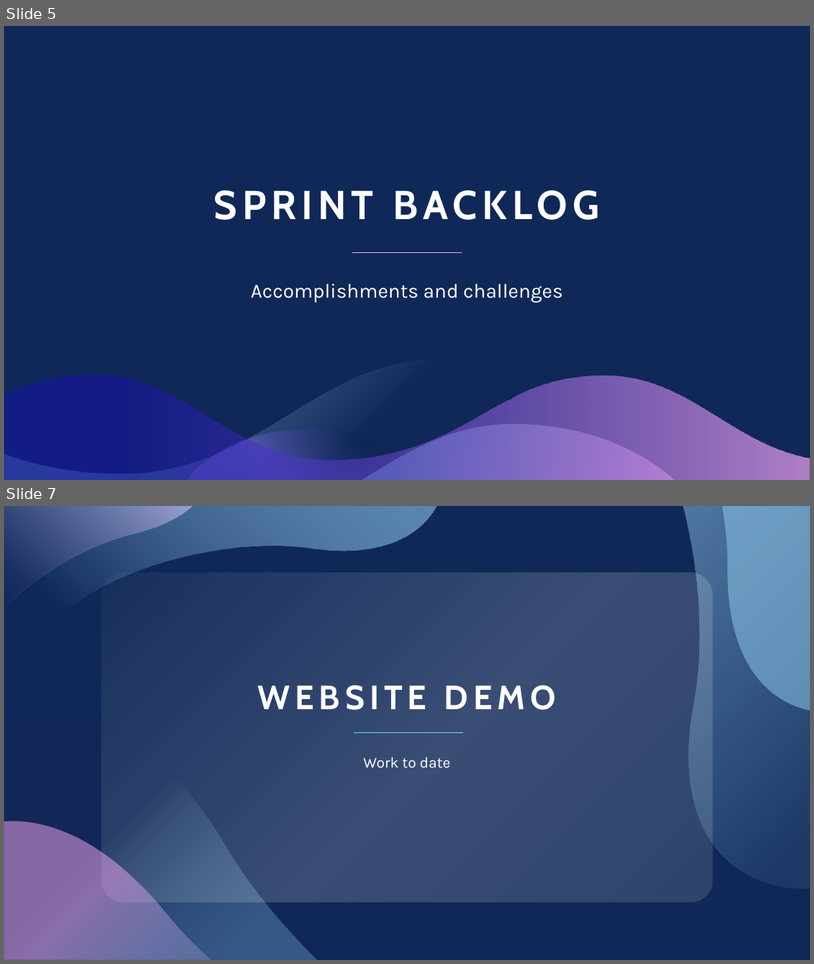
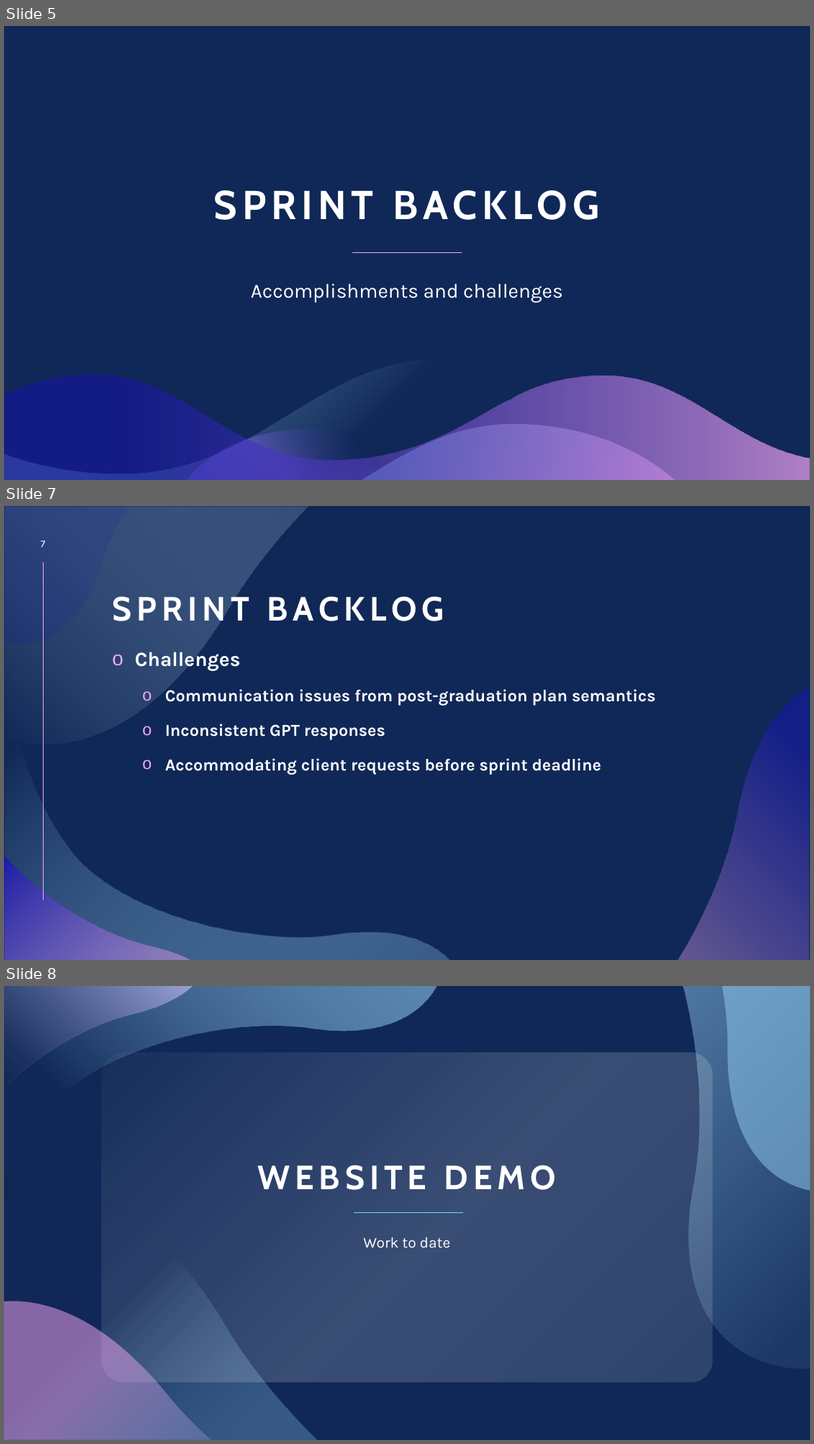
Before and after one commit to esschillinger/capstone, a slide deck: docs/sprint3/Sprint 3 Presentation.pptx. Shown one above the other, each under a label of ours: slides 5 and 7 before the commit, slides 5, 7 and 8 after it; the slides between them are not shown. The pictures are 814x964 and 814x1444 pixels, drawn with LibreOffice and Linux fonts; fonts in the diff are those of the drawing. Boxes give left, top, right and bottom in pixels: in the first picture for what was removed or moved away, otherwise in the second. Text is boxed around its words. In the diff, an @@ line names an element or a change of style, - is before the commit and + after.

```diff
--- a/docs/sprint3/Sprint 3 Presentation.pptx
+++ b/docs/sprint3/Sprint 3 Presentation.pptx
@@ slide 7 added at [4,506,810,960], background #102857 @@
@@ freeform shape added at [4,506,129,644], fill #180DC2 at 11% opacity @@
@@ freeform shape added at [5,507,309,744], fill gradient #102857 to #BEE1F6 @@
@@ freeform shape added at [5,506,450,960], fill gradient #92CDF0 to #102857 @@
@@ page number added at [41,541,46,547], 12 pt, text #FFFFFF @@
+7
@@ line added from (44, 562) to (44, 901), #F6A6F4 0.5 pt @@
@@ title added at [112,596,445,621], 40 pt, text #FFFFFF, bold @@
+SPRINT BACKLOG
@@ text added at [135,651,656,774], 20 pt, text #FFFFFF, bold @@
+o Challenges
+  o Communication issues from post-graduation plan semantics
+  o Inconsistent GPT responses
+  o Accommodating client requests before sprint deadline
@@ freeform shape added at [679,687,809,960], fill gradient #F7AFF5 to #1C0FE1 @@
@@ freeform shape added at [4,854,190,960], fill gradient #F6A6F4 to #180DC2 @@
@@ what was slide 7 is now slide 8 @@
```
Also in this commit, not shown: 4 slides changed, 3 slides removed, 3 other files.
